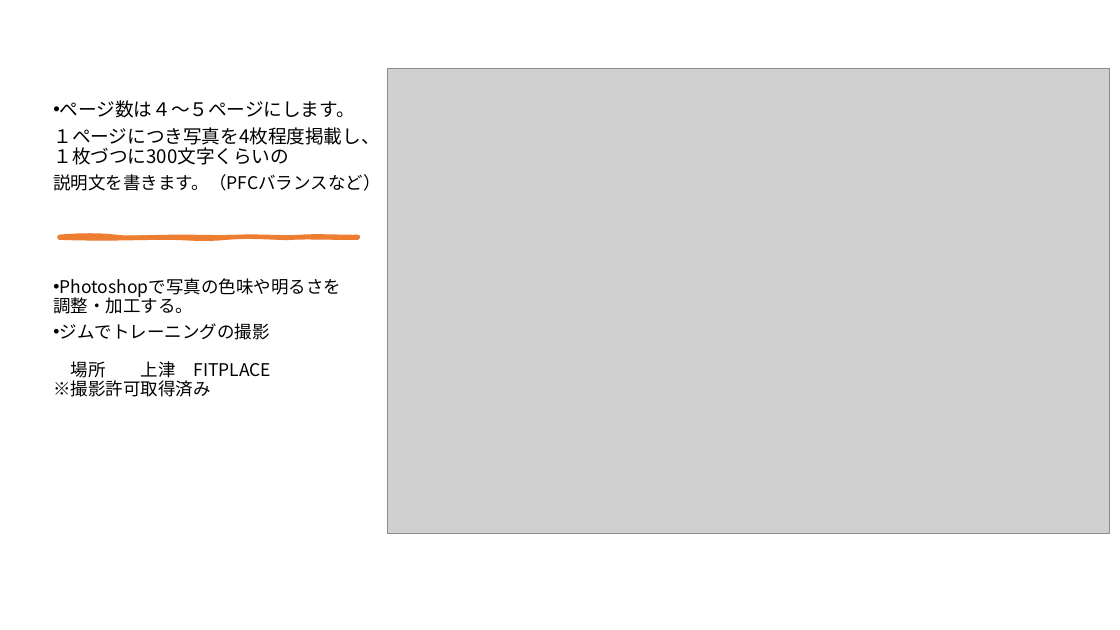
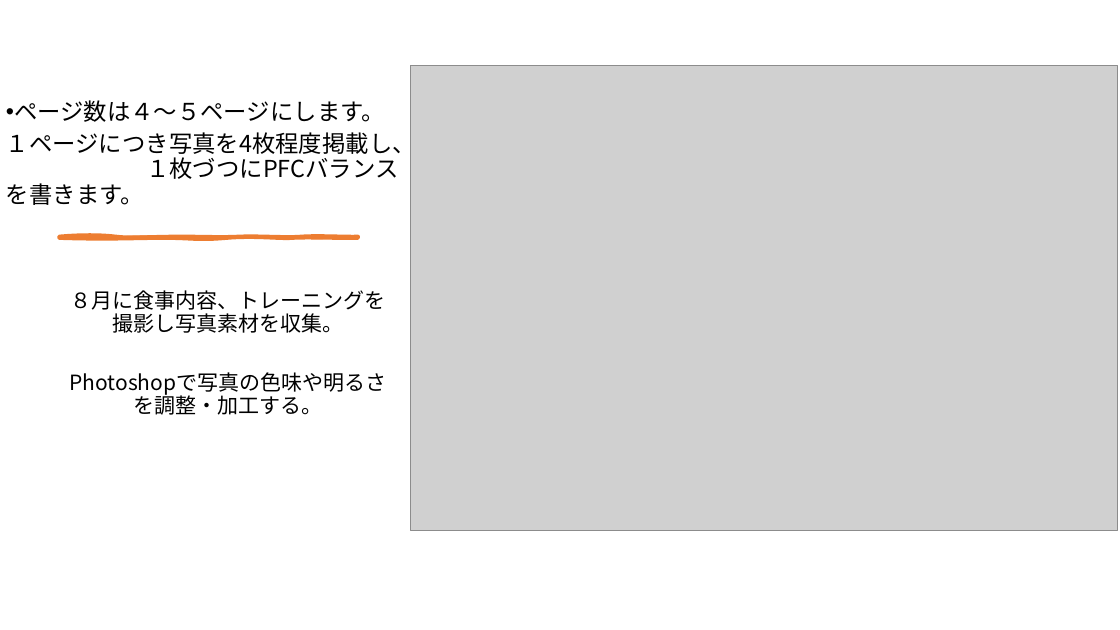
Before and after one commit to Ckg25007/zemi, a slide deck: slide 11 of 中間発表 power point/25007 大平凜音.pptx (slide 9 before the commit). Drawn at 1120x630 pixels with LibreOffice and Linux fonts; fonts in the diff are those of the drawing; grey boxes stand for pictures. Boxes give left, top, right and bottom in pixels: in the first picture for what was removed or moved away, otherwise in the second. Text is boxed around its words. In the diff, an @@ line names an element or a change of style, - is before the commit and + after.

```diff
--- a/中間発表 power point/25007 大平凜音.pptx
+++ b/中間発表 power point/25007 大平凜音.pptx
@@ picture resized from (x1=388, y1=68, x2=1110, y2=534) to (x1=411, y1=66, x2=1118, y2=531) @@
@@ text "ページ数は４～５ページにします。" moved from (x1=53, y1=100, x2=380, y2=397) to (x1=6, y1=100, x2=416, y2=205) @@
@@ text at (x1=14, y1=100, x2=385, y2=122): size 16 to 20 pt in "ページ数は４～５ページにします。" @@
@@ text at (x1=6, y1=129, x2=416, y2=205): text changed; size 15 to 20 pt @@
-１ページにつき写真を4枚程度掲載し、１枚づつに300文字くらいの
-説明文を書きます。（PFCバランスなど）
-• Photoshopで写真の色味や明るさを 調整・加工する。
-• ジムでトレーニングの撮影 場所 上津 FITPLACE ※撮影許可取得済み
+１ページにつき写真を4枚程度掲載し、 １枚づつにPFCバランスを書きます。
@@ text added at (x1=70, y1=290, x2=385, y2=415), 18 pt, text #000000 @@
+８月に食事内容、トレーニングを撮影し写真素材を収集。
+Photoshopで写真の色味や明るさを調整・加工する。
```
Also in this commit, not shown: 4 other slides changed, 2 slides added.
